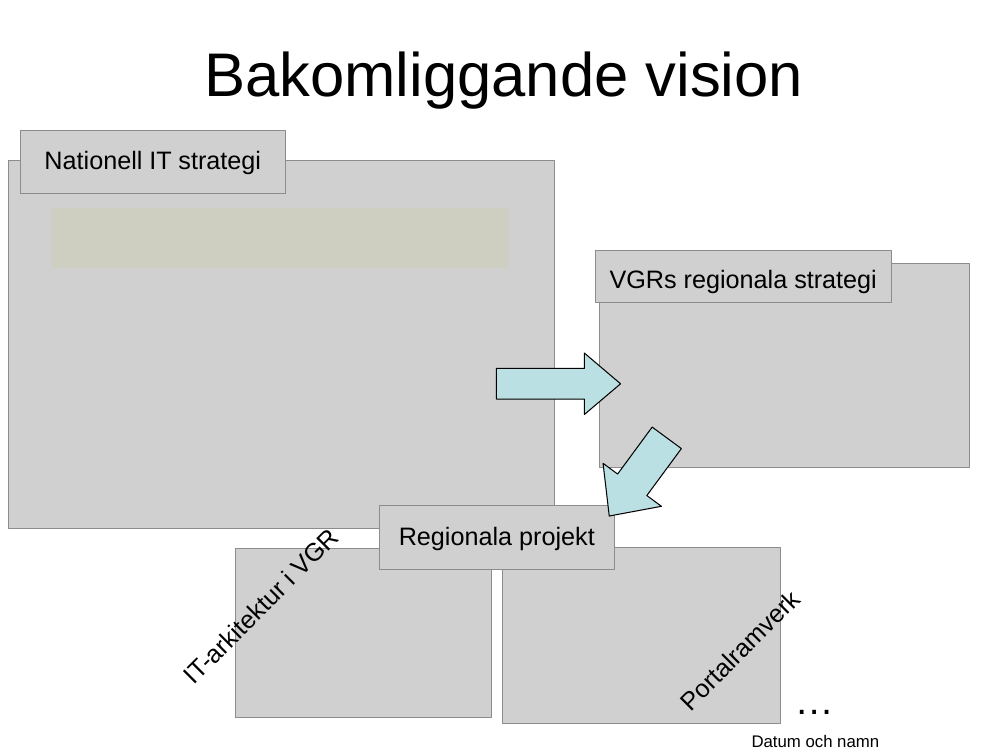
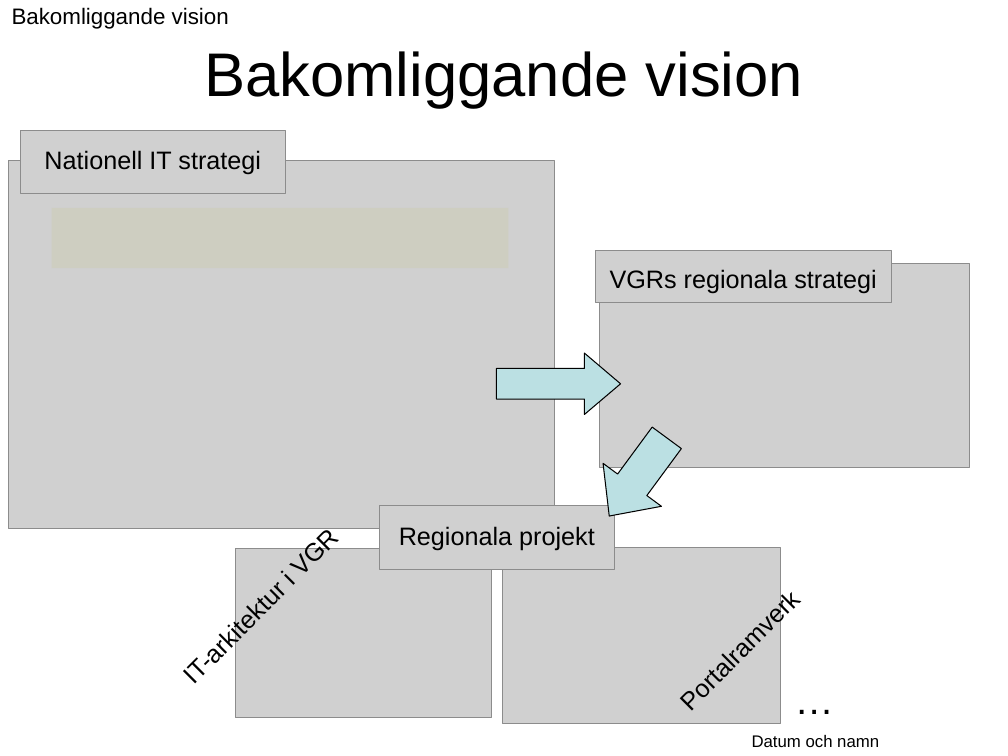
Before and after one commit to Vastra-Gotalandsregionen/oppna-program-hsatools, a slide deck: slide 7 of reference-architecture/Introduktion/Referensarkitektur_oversikt.ppt. Drawn at 1008x756 pixels with LibreOffice and Linux fonts; fonts in the diff are those of the drawing; grey boxes stand for pictures; background and template pictures are left out. Boxes give left, top, right and bottom in pixels: in the first picture for what was removed or moved away, otherwise in the second. Text is boxed around its words. In the diff, an @@ line names an element or a change of style, - is before the commit and + after.

```diff
--- a/reference-architecture/Introduktion/Referensarkitektur_oversikt.ppt
+++ b/reference-architecture/Introduktion/Referensarkitektur_oversikt.ppt
@@ text added at (12, 7, 229, 29), 16 pt, text #000000 @@
+Bakomliggande vision
```
Also in this commit, not shown: 4 other slides changed.
